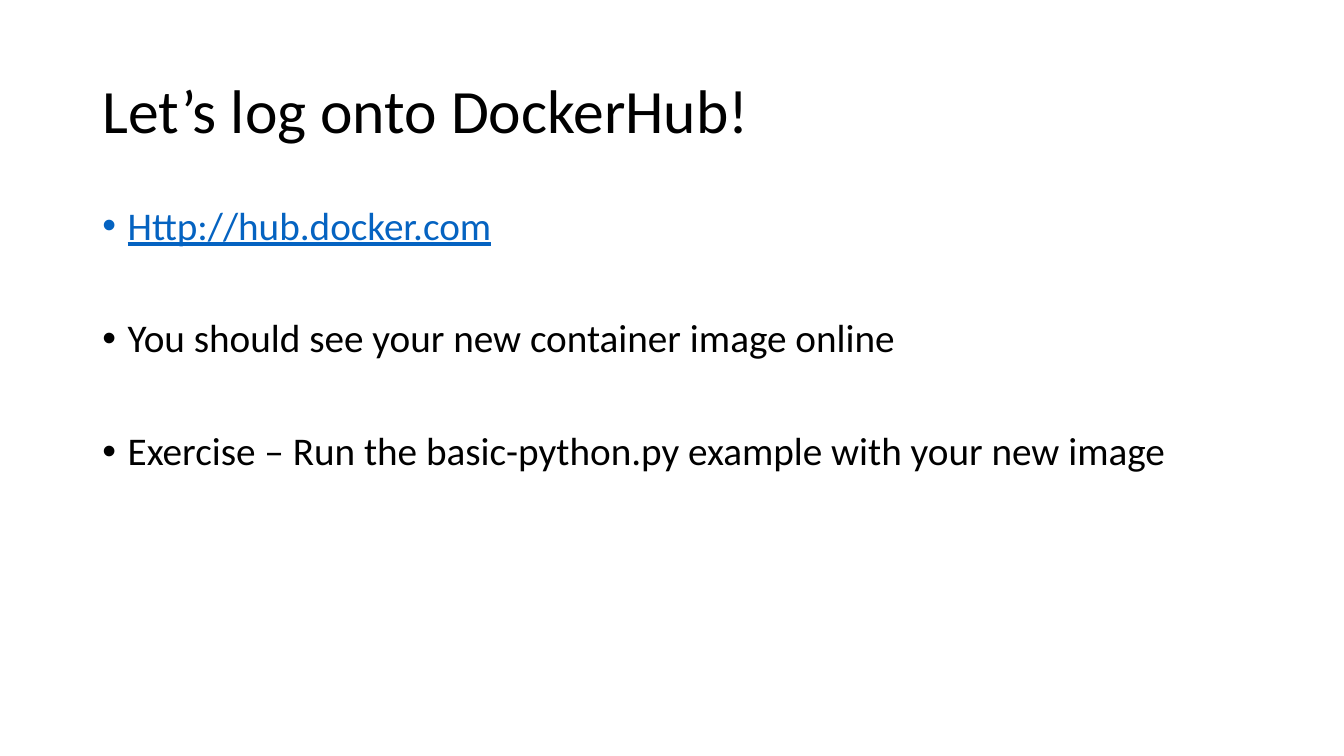
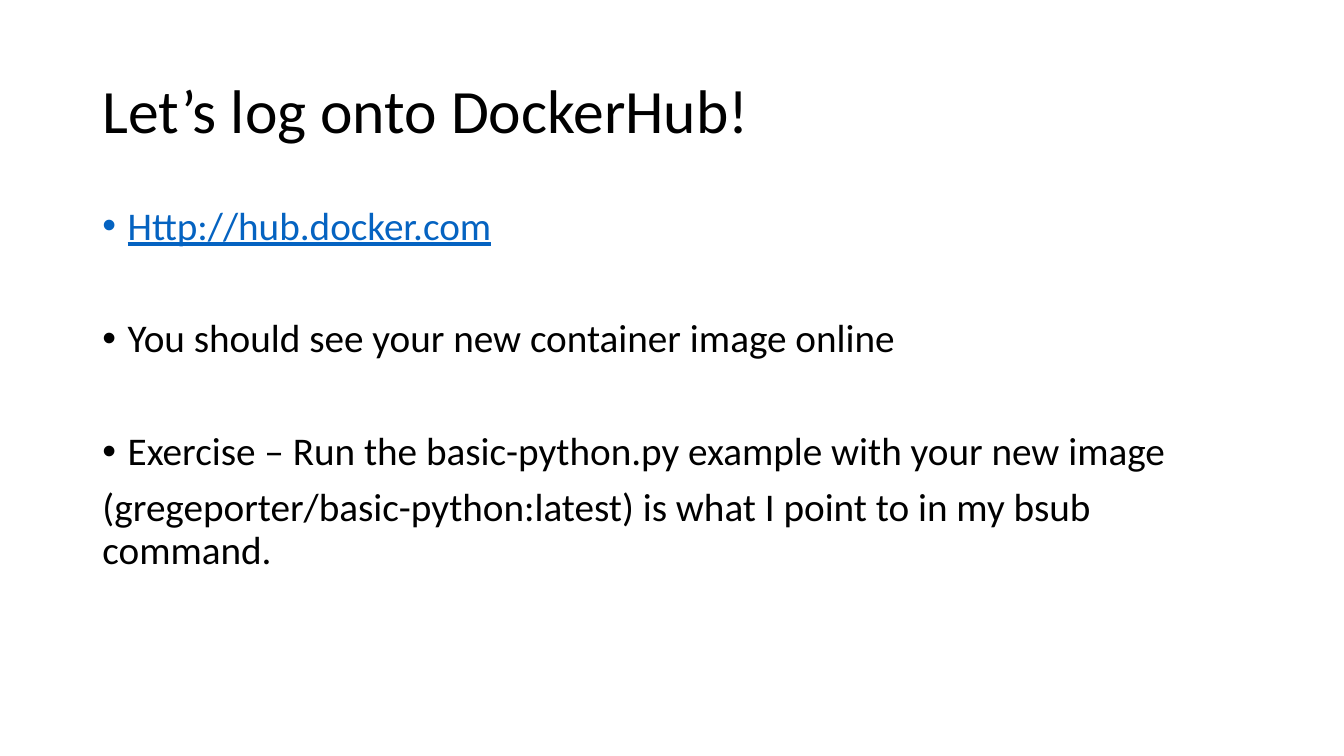
Before and after one commit to GregePorter/RIS-quickstart, a slide deck: slide 13 of slides/triads-ris-workshop-day-3.pptx (slide 12 before the commit). Drawn at 1344x756 pixels with LibreOffice and Linux fonts; fonts in the diff are those of the drawing. Boxes give left, top, right and bottom in pixels: in the first picture for what was removed or moved away, otherwise in the second. Text is boxed around its words. In the diff, an @@ line names an element or a change of style, - is before the commit and + after.

Commit message:
Added new dockerfiles

```diff
--- a/slides/triads-ris-workshop-day-3.pptx
+++ b/slides/triads-ris-workshop-day-3.pptx
@@ text at <box>102,492,1091,565</box>: paragraph added @@
+(gregeporter/basic-python:latest) is what I point to in my bsub command.
```
Also in this commit, not shown: 2 other slides changed, 1 slide added, 7 other files.
